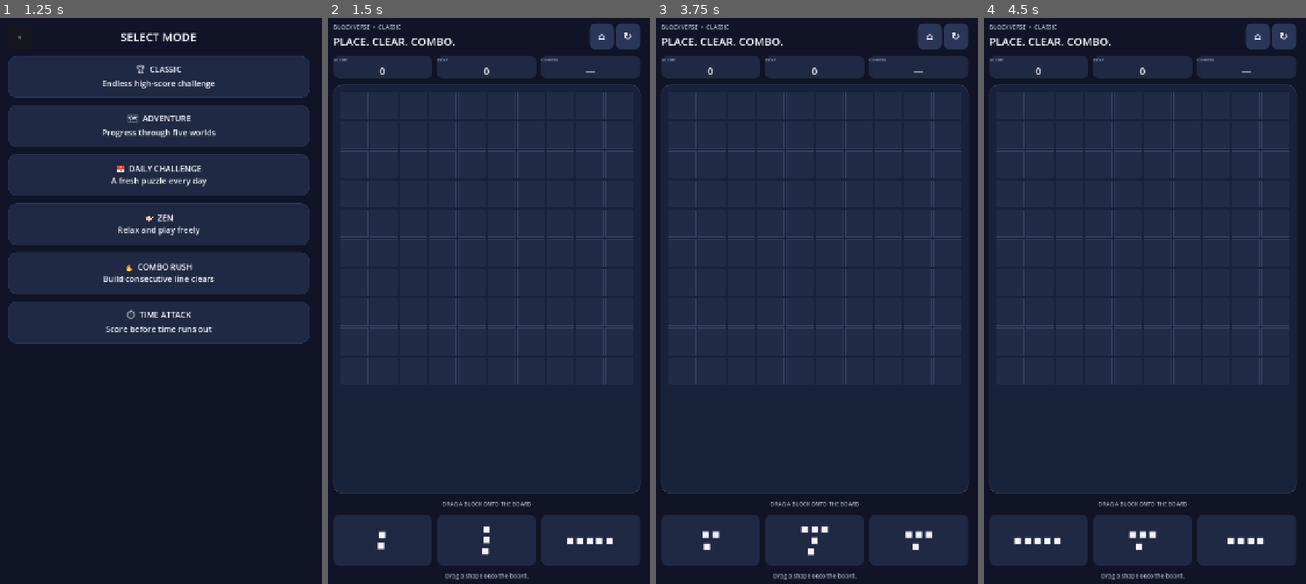
Above: before the commit, frames 1-4 (left to right).
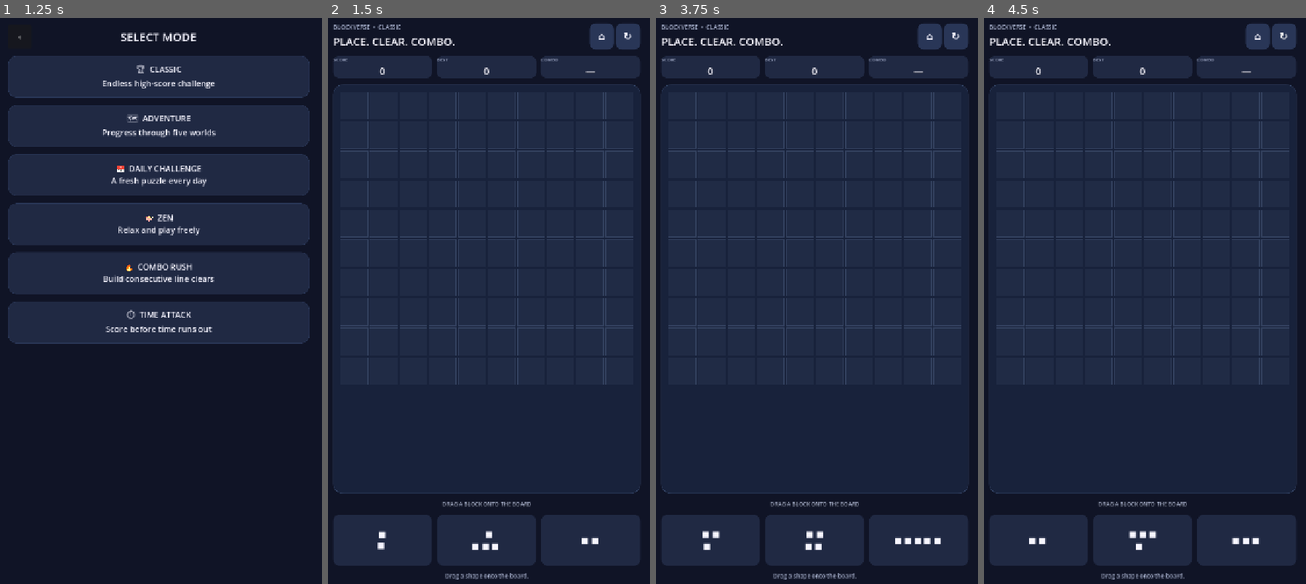
Above: after the commit, the same moments.

Repository: MaheshPawar32/android-game-factory
Game: Godot game, scene res://scenes/home.tscn
Two runs of this game, one before a commit and one after it. Both use one fixed random seed, a clock stepped at 60 frames per second and the inputs below.
Inputs:
- Up to frame 1 (1.25 s): click "▶ PLAY" at 0.5 s
- Up to frame 2 (1.5 s): click "🏆 CLASSIC Endless high-score …" at 1.25 s
- Up to frame 3 (3.75 s): click "⌂" at 2 s; click "▶ PLAY" at 2.75 s; click "🏆 CLASSIC Endless high-score …" at 3.5 s
- Up to frame 4 (4.5 s): click "↻" at 4.25 s

Frame 1 is identical in both runs. In frame 2, 0.3% of the frame differs, in the area x 44-89%, y 89-95%; in frame 3, 0.5%; in frame 4, 0.3%.

Commit message:
feat(blockverse): add balanced special piece drops

Diff:
--- a/projects/block-puzzle/scripts/engine/piece_generator.gd
+++ b/projects/block-puzzle/scripts/engine/piece_generator.gd
@@ -1,6 +1,13 @@
 extends RefCounted
 class_name BlockversePieceGenerator
-## Seedable generator for reproducible daily puzzles and deterministic tests.
+## Seedable piece generator. Special odds are deliberately modest for fair play.
+
+const SPECIAL_ROLLS := [
+	{"limit": 4, "type": "bomb"},
+	{"limit": 8, "type": "rainbow"},
+	{"limit": 12, "type": "lightning"},
+	{"limit": 17, "type": "treasure"}
+]
 
 var _rng := RandomNumberGenerator.new()
 var _seed_value: int = 0
@@ -18,7 +25,13 @@
 
 func next_piece() -> Dictionary:
 	var index := _rng.randi_range(0, BlockversePieces.shape_count() - 1)
-	return make_piece(index)
+	var roll := _rng.randi_range(0, 99)
+	var special_type := "normal"
+	for entry in SPECIAL_ROLLS:
+		if roll < int(entry.limit):
+			special_type = str(entry.type)
+			break
+	return make_piece(index, special_type)
 
 func make_piece(shape_index: int, special_type: String = "normal") -> Dictionary:
 	return {
